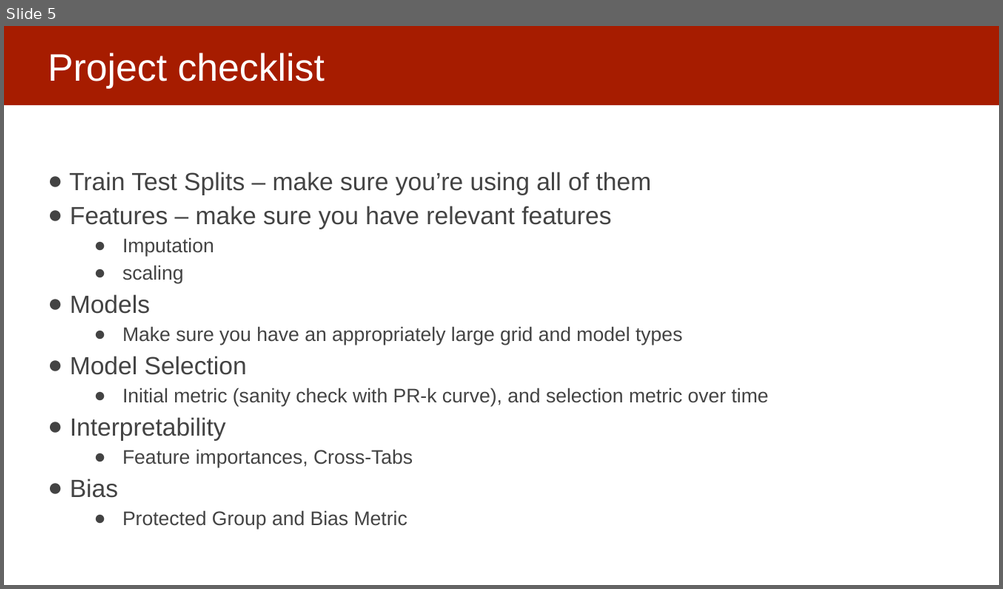
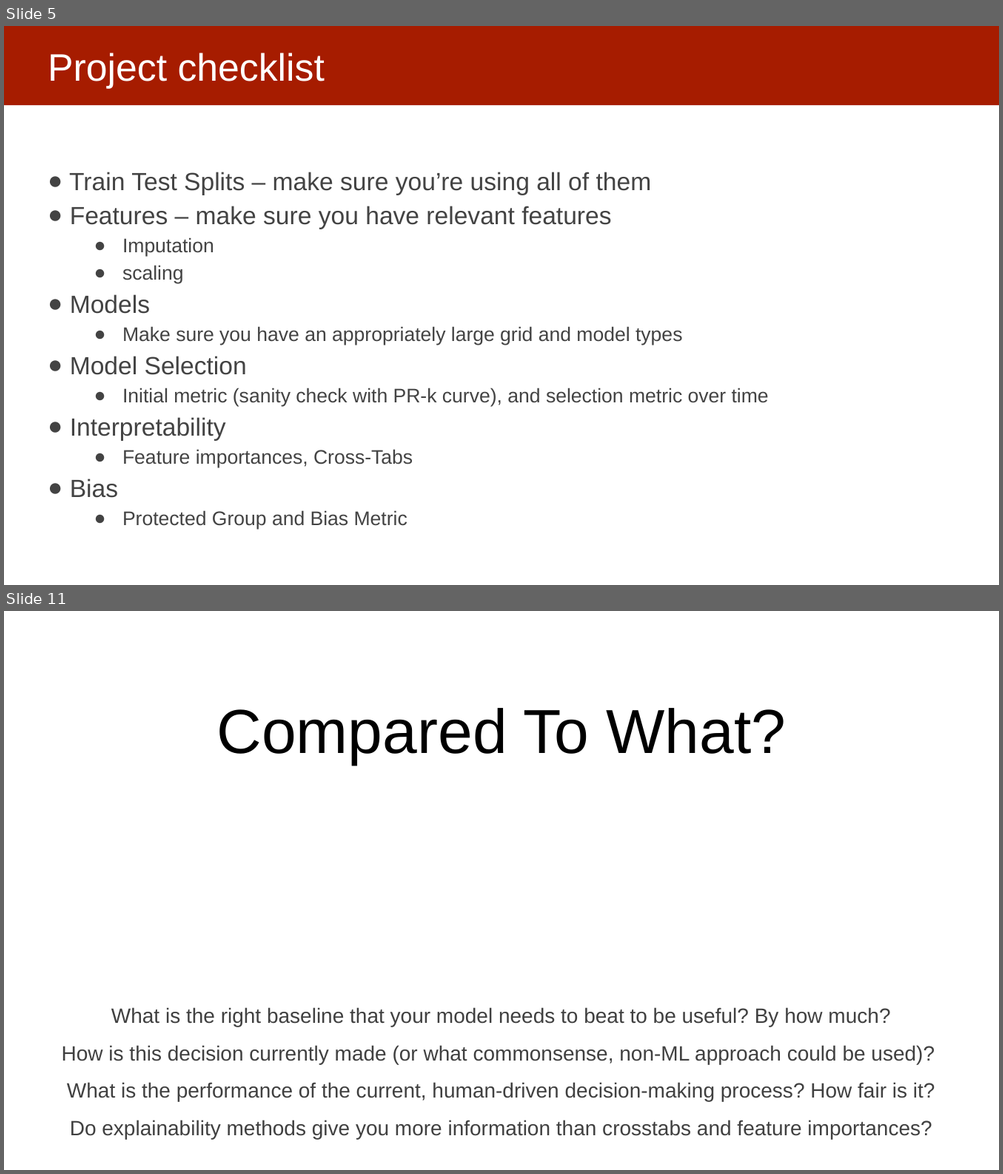
Before and after one commit to dssg/mlforpublicpolicylab, a slide deck: Lectures/21-causal-inference.pptx. Shown one above the other, each under a label of ours: slide 5 before the commit, slides 5 and 11 after it; the slides between them are not shown. The pictures are 1003x589 and 1003x1174 pixels, drawn with LibreOffice and Linux fonts; fonts in the diff are those of the drawing. Boxes give left, top, right and bottom in pixels: in the first picture for what was removed or moved away, otherwise in the second. Text is boxed around its words. In the diff, an @@ line names an element or a change of style, - is before the commit and + after.

```diff
--- a/Lectures/21-causal-inference.pptx
+++ b/Lectures/21-causal-inference.pptx
@@ slide 11 added at (4,611,999,1170), background #FFFFFF @@
@@ text added at (217,708,786,764), 60 pt, text #000000 @@
+Compared To What?
@@ text added at (62,1008,935,1139), 20 pt, text #404040 @@
+What is the right baseline that your model needs to beat to be useful? By how much?
+How is this decision currently made (or what commonsense, non-ML approach could be used)?
+What is the performance of the current, human-driven decision-making process? How fair is it?
+Do explainability methods give you more information than crosstabs and feature importances?
```
Also in this commit, not shown: 18 slides changed, 7 other slides added.
